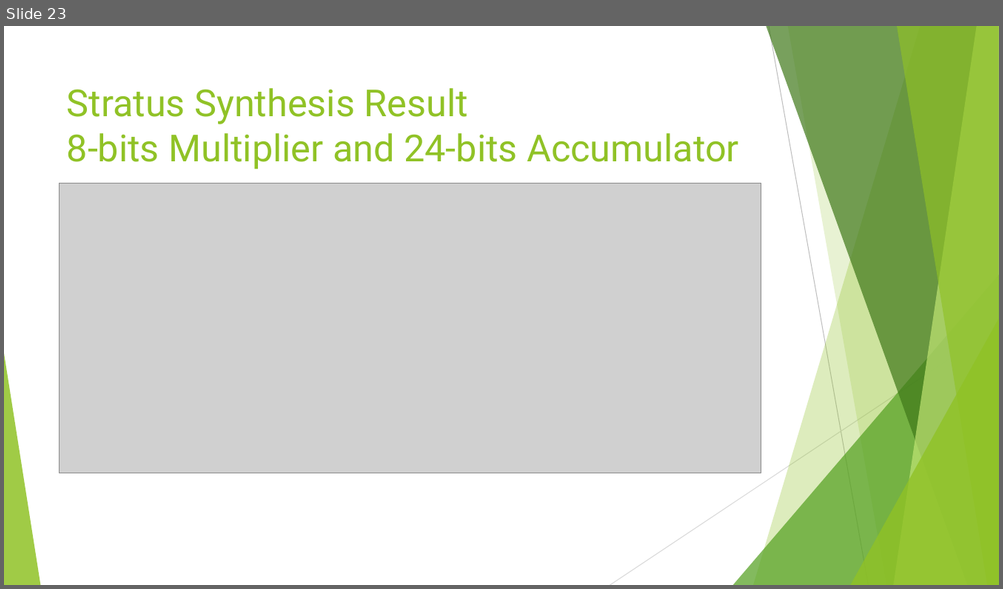
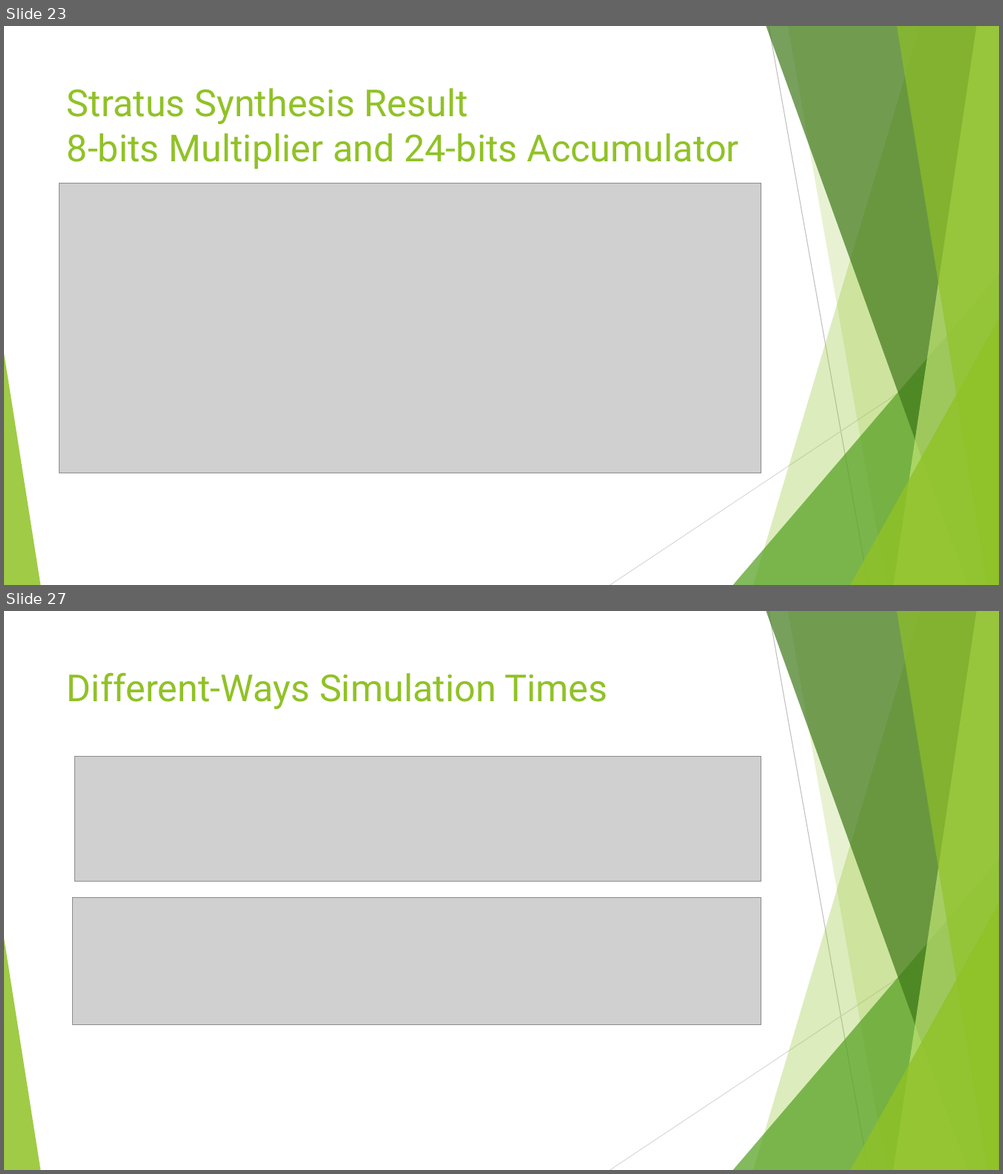
Before and after one commit to andy39866821/EE6470-Implement-of-Many-Core-System-Final_Project, a slide deck: 多核心系統_final.pptx. Shown one above the other, each under a label of ours: slide 23 before the commit, slides 23 and 27 after it; the slides between them are not shown. The pictures are 1003x589 and 1003x1174 pixels, drawn with LibreOffice and Linux fonts; fonts in the diff are those of the drawing; grey boxes stand for pictures. Boxes give left, top, right and bottom in pixels: in the first picture for what was removed or moved away, otherwise in the second. Text is boxed around its words. In the diff, an @@ line names an element or a change of style, - is before the commit and + after.

Commit message:
modify bitwidth, record simulation data

```diff
--- a/多核心系統_final.pptx
+++ b/多核心系統_final.pptx
@@ slide 27 added at [4,611,999,1170], background #FFFFFF; not listed: 10 template elements that a slide beside it also shows @@
@@ title added at [67,672,607,709], 36 pt, text #90C226 @@
+Different-Ways Simulation Times
@@ picture added at [74,757,760,882] @@
@@ picture added at [73,897,760,1025] @@
```
Also in this commit, not shown: 5 slides changed, 4 other slides added, 5 slides removed, 24 other files.
